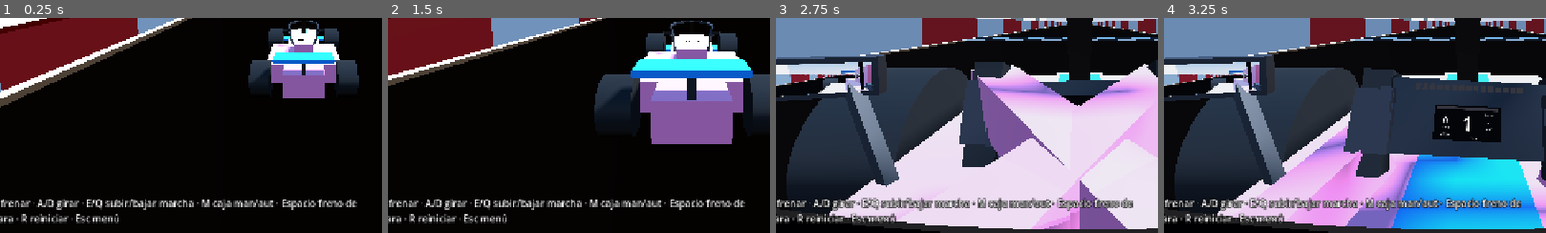
Above: before the commit, frames 1-4 (left to right).
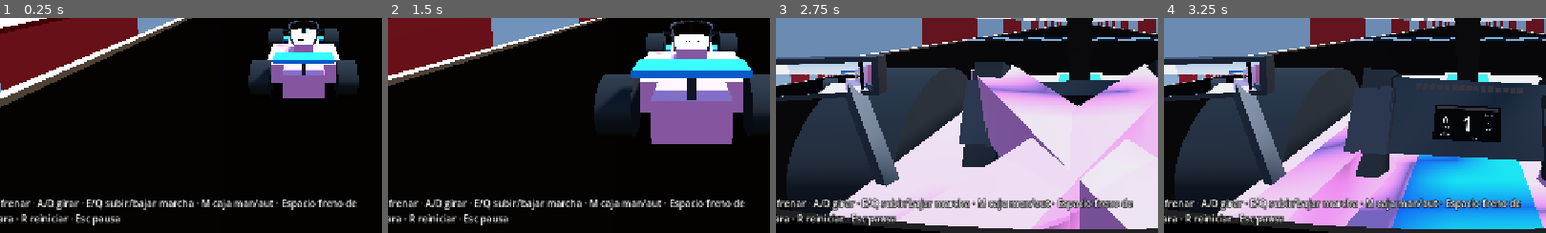
Above: after the commit, the same moments.

Repository: agustinhgimenez/GodotF126
Game: Godot game, scene res://scenes/main.tscn
The game is run twice, just before and just after one commit, with the same random seed, the same clock (stepped at 60 frames per second) and the same inputs. This scene is started directly instead of the project's main scene.
Inputs (mouse positions are % of the whole screen's width and height, from its top left):
- Up to frame 1 (0.25 s): no input
- Up to frame 2 (1.5 s): tap Enter at 0.5 s; move the mouse to (72, 45) at 0.52 s; hold D (steer_right) 0.53-1.25 s; hold C (change_camera) 0.53-1.25 s; click (72, 45) at 0.67 s; tap R (reset_car) at 1.25 s; drag from (30, 55) to (45, 70) at 1.27 s
- Up to frame 3 (2.75 s): move the mouse to (60, 28) at 2.02 s; hold D (steer_right) from 2.03 s (still down); hold C (change_camera) from 2.03 s (still down)
- Up to frame 4 (3.25 s): release D (steer_right) at 2.75 s; release C (change_camera) at 2.75 s; drag from (45, 70) to (20, 35) at 2.77 s
The pictures show only the part of the screen within x 10-60%, y 47-97%; the shares and areas given below are measured in that part.

The runs differ from the first frame. In frame 1, 0.2% of the frame differs, in the area x 24-32%, y 91-97%; in frame 2, 0.2%; in frame 3, 0.1%; in frame 4, 0.1%.

Commit message:
Paso 15: menu de pausa con Esc (Continuar / Reiniciar / Opciones / Menu / Salir)
Co-authored-by: Cursor <cursoragent@cursor.com>

Diff:
--- a/GodotF126/scenes/main.tscn
+++ b/GodotF126/scenes/main.tscn
@@ -5,6 +5,7 @@
 [ext_resource type="PackedScene" path="res://scenes/car.tscn" id="3_car"]
 [ext_resource type="Script" uid="uid://dvdp7irld2kho" path="res://scripts/hud.gd" id="4_hud"]
 [ext_resource type="Script" uid="uid://bdgwd4glcun3n" path="res://scripts/lap_timer.gd" id="5_timer"]
+[ext_resource type="Script" path="res://scripts/ui/pause_menu.gd" id="6_pause"]
 
 [sub_resource type="ProceduralSkyMaterial" id="ProceduralSkyMaterial_sky"]
 sky_top_color = Color(0.25, 0.45, 0.8, 1)
@@ -39,3 +40,6 @@
 
 [node name="HUD" type="CanvasLayer" parent="." unique_id=543547257]
 script = ExtResource("4_hud")
+
+[node name="PauseMenu" type="CanvasLayer" parent="."]
+script = ExtResource("6_pause")
--- a/GodotF126/scripts/hud.gd
+++ b/GodotF126/scripts/hud.gd
@@ -217,7 +217,7 @@
 
 	# Abajo a la izquierda: controles.
 	var hint := _make_label(16, HORIZONTAL_ALIGNMENT_LEFT,
-		"W acelerar · S frenar · A/D girar · E/Q subir/bajar marcha · M caja man/aut · Espacio freno de mano · C cámara · R reiniciar · Esc menú")
+		"W acelerar · S frenar · A/D girar · E/Q subir/bajar marcha · M caja man/aut · Espacio freno de mano · C cámara · R reiniciar · Esc pausa")
 	hint.autowrap_mode = TextServer.AUTOWRAP_WORD_SMART
 	_place(hint, Vector4(0, 1, 0, 1), Vector4(24, -84, 760, -20))
 	root.add_child(hint)
--- a/GodotF126/scripts/main.gd
+++ b/GodotF126/scripts/main.gd
@@ -1,5 +1,6 @@
 extends Node3D
 ## Escena principal: carga datos (grilla, pistas, auto), spawnea el auto en Bakú y arma el HUD.
+## Esc abre el menú de pausa (PauseMenu).
 
 const MENU_SCENE := "res://scenes/menu.tscn"
 const TRACK_ID := "baku"
@@ -23,11 +24,13 @@
 
 var selected_driver: Dictionary = {}
 var selected_team: Dictionary = {}
+var track_name: String = ""
 
 @onready var track: BakuTrack = $BakuTrack
 @onready var car: CarController = $Car
 @onready var hud: RaceHUD = $HUD
 @onready var lap_timer: LapTimer = $LapTimer
+@onready var pause_menu: PauseMenu = $PauseMenu
 
 
 func _ready() -> void:
@@ -58,7 +61,8 @@
 		hud.configure_dashboard(dashboard_data)
 		car.steering_wheel.configure(dashboard_data)
 	hud.set_driver_info(selected_driver, selected_team, team_color)
-	hud.set_track_name(str(track_info.get("display_name", track.track_name)))
+	track_name = str(track_info.get("display_name", track.track_name))
+	hud.set_track_name(track_name)
 
 	lap_timer.setup(TRACK_ID)
 	track.checkpoint_crossed.connect(_on_checkpoint_crossed)
@@ -66,15 +70,41 @@
 	hud.bind_lap_timer(lap_timer)
 	car.steering_wheel.bind_lap_timer(lap_timer)
 
+	pause_menu.set_accent(team_color)
+	pause_menu.paused_changed.connect(_on_paused_changed)
+	pause_menu.restart_requested.connect(get_tree().reload_current_scene)
+	pause_menu.menu_requested.connect(get_tree().change_scene_to_file.bind(MENU_SCENE))
+	Settings.changed.connect(_on_setting_changed)
+
 
 func _on_checkpoint_crossed(checkpoint: int, body: Node3D) -> void:
 	if body == car:
 		lap_timer.on_checkpoint(checkpoint)
 
 
-func _unhandled_input(event: InputEvent) -> void:
-	if event.is_action_pressed("ui_cancel"):
-		get_tree().change_scene_to_file(MENU_SCENE)
+func _on_paused_changed(paused: bool) -> void:
+	car.engine_audio.set_muted(paused)
+	car.audio_fx.set_muted(paused)
+	hud.visible = not paused
+	if paused:
+		pause_menu.set_subtitle(_pause_subtitle())
+
+
+func _on_setting_changed(_key: String) -> void:
+	Settings.apply_to_car(car, false)
+	$Sun.shadow_enabled = Settings.shadows_enabled()
+
+
+func _pause_subtitle() -> String:
+	var parts: Array[String] = [
+		"#%s %s" % [UiKit.number_text(selected_driver.get("number", "")), str(selected_driver.get("name", ""))],
+		track_name,
+	]
+	if lap_timer.running:
+		parts.append("Vuelta %d · %s" % [lap_timer.lap, LapTimer.format_time(lap_timer.current_time)])
+	if lap_timer.best_lap >= 0.0:
+		parts.append("Mejor %s" % LapTimer.format_time(lap_timer.best_lap))
+	return "  ·  ".join(parts)
 
 
 func _select_driver(grid: Dictionary, driver_id: String) -> void:
--- a/GodotF126/scripts/settings.gd
+++ b/GodotF126/scripts/settings.gd
@@ -104,14 +104,16 @@
 
 
 ## Caja, dirección, cámara inicial y espejos del auto de carrera.
-func apply_to_car(car: CarController) -> void:
+## Con `include_camera` en false (opciones desde la pausa) se respeta la cámara actual.
+func apply_to_car(car: CarController, include_camera: bool = true) -> void:
 	car.gearbox.manual = str(get_value("gearbox")) == "manual"
 	var steering: Dictionary = _data.get("steering", {})
 	var profile = steering.get("assisted" if bool(get_value("steering_assist")) else "direct", {})
 	if profile is Dictionary:
 		car.steer_response = float(profile.get("steer_response", car.steer_response))
 		car.high_speed_steer_factor = float(profile.get("high_speed_steer_factor", car.high_speed_steer_factor))
-	car.set_camera_mode(int(get_value("camera")))
+	if include_camera:
+		car.set_camera_mode(int(get_value("camera")))
 	car.cockpit_detail.set_resolution_scale(float(quality().get("mirror_scale", 1.0)))
 
 
--- /dev/null
+++ b/GodotF126/scripts/ui/pause_menu.gd
@@ -0,0 +1,137 @@
+class_name PauseMenu
+extends CanvasLayer
+## Menú de pausa de la carrera (Paso 15), armado por código.
+## Esc pausa el árbol (física, cronómetro y audio del auto quedan congelados) y muestra
+## Continuar / Reiniciar / Opciones / Menú / Salir. Este nodo sigue procesando en pausa.
+
+signal paused_changed(paused: bool)
+signal restart_requested
+signal menu_requested
+
+var accent: Color = Color("#FF87BC")
+
+var _root: Control
+var _main_panel: VBoxContainer
+var _subtitle: Label
+var _options: OptionsPanel
+var _continue_button: Button
+var _options_button: Button
+var _buttons: Array[Button] = []
+
+
+func _ready() -> void:
+	process_mode = Node.PROCESS_MODE_ALWAYS
+	layer = 10
+	_build_ui()
+	_root.visible = false
+
+
+func is_open() -> bool:
+	return _root.visible
+
+
+func set_accent(color: Color) -> void:
+	accent = color
+	for button in _buttons:
+		UiKit.apply_button_style(button, color)
+	_options.set_accent(color)
+
+
+## Texto bajo el título (piloto, pista, vuelta).
+func set_subtitle(text: String) -> void:
+	_subtitle.text = text
+
+
+func open() -> void:
+	if is_open():
+		return
+	get_tree().paused = true
+	_root.visible = true
+	_show_main(_continue_button)
+	paused_changed.emit(true)
+
+
+func close() -> void:
+	if not is_open():
+		return
+	_root.visible = false
+	get_tree().paused = false
+	paused_changed.emit(false)
+
+
+func _unhandled_input(event: InputEvent) -> void:
+	if not event.is_action_pressed("ui_cancel"):
+		return
+	get_viewport().set_input_as_handled()
+	if not is_open():
+		open()
+	elif _options.visible:
+		_show_main(_options_button)
+	else:
+		close()
+
+
+func _show_main(focus: Button) -> void:
+	_options.visible = false
+	_main_panel.visible = true
+	focus.grab_focus()
+
+
+func _on_options_pressed() -> void:
+	_main_panel.visible = false
+	_options.visible = true
+	_options.open()
+
+
+func _leave(request: Signal) -> void:
+	_root.visible = false
+	get_tree().paused = false
+	request.emit()
+
+
+func _build_ui() -> void:
+	_root = Control.new()
+	_root.name = "Root"
+	_root.set_anchors_preset(Control.PRESET_FULL_RECT)
+	add_child(_root)
+
+	var dim := ColorRect.new()
+	dim.color = Color(0.02, 0.02, 0.04, 0.6)
+	dim.set_anchors_preset(Control.PRESET_FULL_RECT)
+	_root.add_child(dim)
+
+	var header := VBoxContainer.new()
+	header.add_theme_constant_override("separation", 4)
+	UiKit.place(header, Vector4(0, 0, 0, 0), Vector4(80, 60, 900, 170))
+	_root.add_child(header)
+	header.add_child(UiKit.make_label("Pausa", 56))
+	_subtitle = UiKit.make_label("", 22)
+	_subtitle.add_theme_color_override("font_color", Color(0.85, 0.86, 0.9))
+	header.add_child(_subtitle)
+
+	_main_panel = VBoxContainer.new()
+	_main_panel.add_theme_constant_override("separation", 12)
+	UiKit.place(_main_panel, Vector4(0, 0, 0, 0), Vector4(80, 200, 500, 560))
+	_root.add_child(_main_panel)
+	_continue_button = _add_button("Continuar", close)
+	_add_button("Reiniciar", func() -> void: _leave(restart_requested))
+	_options_button = _add_button("Opciones", _on_options_pressed)
+	_add_button("Menú principal", func() -> void: _leave(menu_requested))
+	_add_button("Salir del juego", func() -> void: get_tree().quit())
+	var hint := UiKit.make_label("Esc para continuar", 16)
+	hint.add_theme_color_override("font_color", Color(0.7, 0.72, 0.78))
+	_main_panel.add_child(hint)
+
+	_options = OptionsPanel.new()
+	_options.visible = false
+	UiKit.place(_options, Vector4(0, 0, 0, 0), Vector4(80, 190, 640, 700))
+	_options.closed.connect(func() -> void: _show_main(_options_button))
+	_root.add_child(_options)
+
+
+func _add_button(text: String, action: Callable) -> Button:
+	var button := UiKit.make_button(text, accent)
+	button.pressed.connect(action)
+	_main_panel.add_child(button)
+	_buttons.append(button)
+	return button
Not shown, added: GodotF126/scripts/ui/pause_menu.gd.uid
Not shown, changed: GodotF126/ROADMAP.md
Not shown, changed: PARA-EL-AGENTE-LOCAL.md
Not shown, changed: README.md
Not shown, added: informes/capturas/paso15-opciones.png
Not shown, added: informes/capturas/paso15-pausa.png
